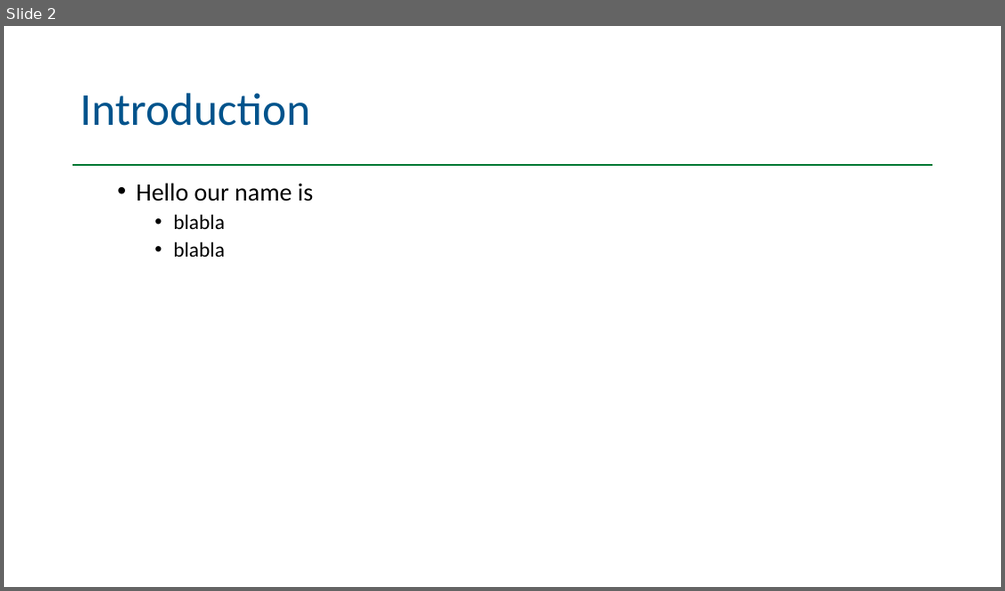
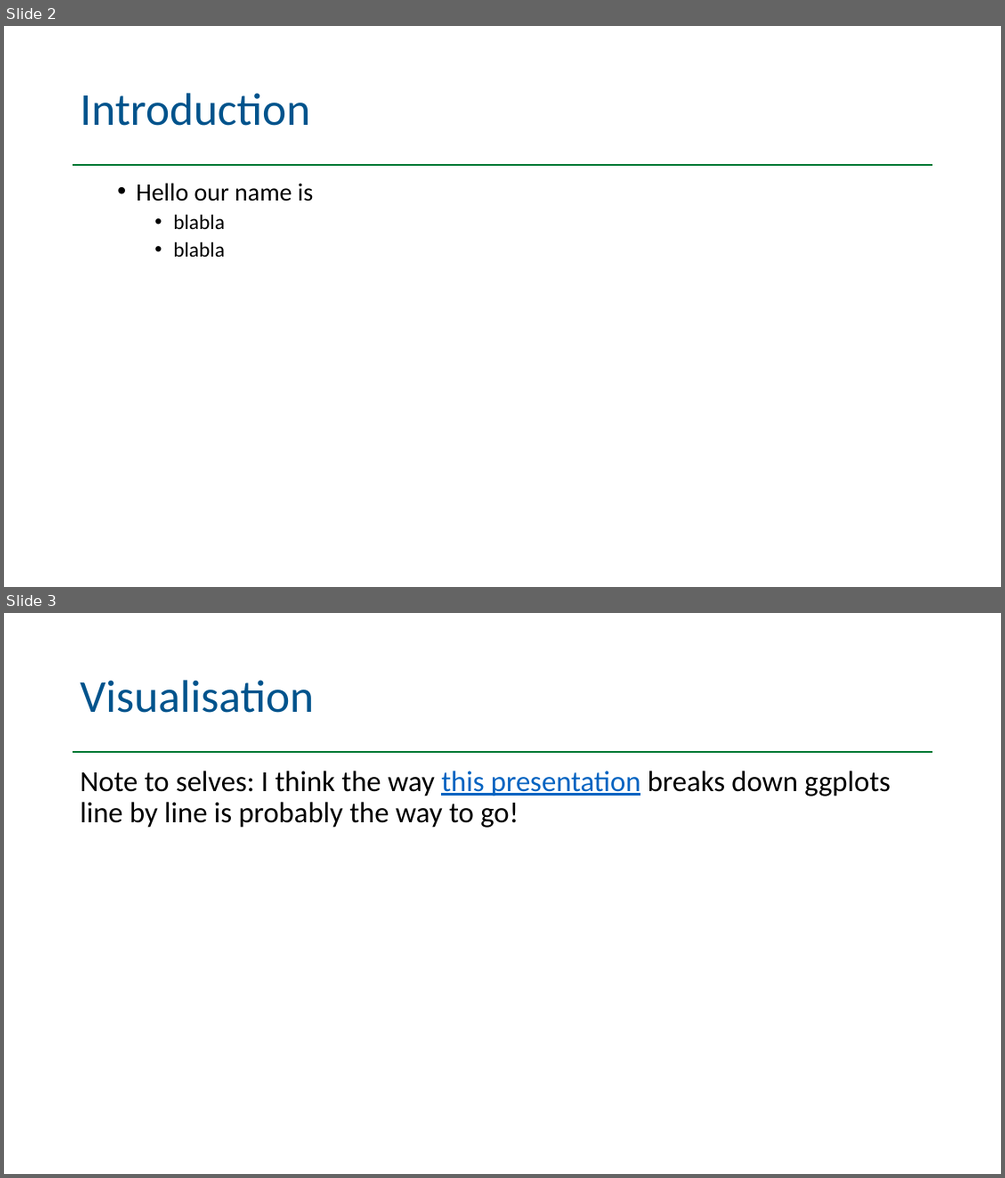
Before and after one commit to appliedepi/emory_training, a slide deck: presentation/emory_presentation.pptx. Shown one above the other, each under a label of ours: slide 2 before the commit, slides 2 and 3 after it. The pictures are 1005x591 and 1005x1178 pixels, drawn with LibreOffice and Linux fonts; fonts in the diff are those of the drawing; background and template pictures are left out. Boxes give left, top, right and bottom in pixels: in the first picture for what was removed or moved away, otherwise in the second. Text is boxed around its words. In the diff, an @@ line names an element or a change of style, - is before the commit and + after.

```diff
--- a/presentation/emory_presentation.pptx
+++ b/presentation/emory_presentation.pptx
@@ slide 3 added at <box>4,613,1001,1174</box>, background #FFFFFF; not listed: 1 template element that a slide beside it also shows @@
@@ title added at <box>80,680,314,713</box>, 44 pt, text #00538C @@
+Visualisation
@@ text added at <box>80,771,890,827</box>, 28 pt, text #000000 @@
+Note to selves: I think the way this presentation breaks down ggplots line by line is probably the way to go!
```
Also in this commit, not shown: 1 other file.
